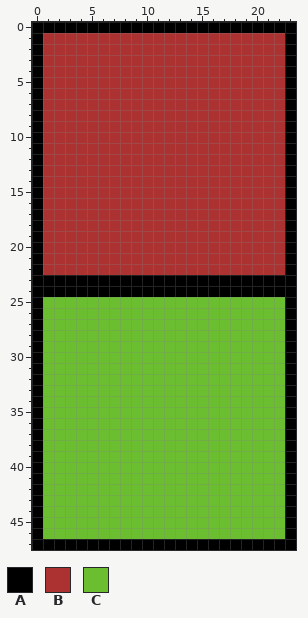
Two states of a pixel-art file, Assets/Gameplay/objects/rotationgate/rotationgate_block.aseprite. Above: the version before the commit.
24x48 pixels, 1 frame.
Palette (. is transparent): A #000000  B #ac3232  C #6abe30
Pixels before, first column x 0:
 0 AAAAAAAAAAAAAAAAAAAAAAAA
 1 ABBBBBBBBBBBBBBBBBBBBBBA
 2 ABBBBBBBBBBBBBBBBBBBBBBA
 3 ABBBBBBBBBBBBBBBBBBBBBBA
 4 ABBBBBBBBBBBBBBBBBBBBBBA
 5 ABBBBBBBBBBBBBBBBBBBBBBA
 6 ABBBBBBBBBBBBBBBBBBBBBBA
 7 ABBBBBBBBBBBBBBBBBBBBBBA
 8 ABBBBBBBBBBBBBBBBBBBBBBA
 9 ABBBBBBBBBBBBBBBBBBBBBBA
10 ABBBBBBBBBBBBBBBBBBBBBBA
11 ABBBBBBBBBBBBBBBBBBBBBBA
12 ABBBBBBBBBBBBBBBBBBBBBBA
13 ABBBBBBBBBBBBBBBBBBBBBBA
14 ABBBBBBBBBBBBBBBBBBBBBBA
15 ABBBBBBBBBBBBBBBBBBBBBBA
16 ABBBBBBBBBBBBBBBBBBBBBBA
17 ABBBBBBBBBBBBBBBBBBBBBBA
18 ABBBBBBBBBBBBBBBBBBBBBBA
19 ABBBBBBBBBBBBBBBBBBBBBBA
20 ABBBBBBBBBBBBBBBBBBBBBBA
21 ABBBBBBBBBBBBBBBBBBBBBBA
22 ABBBBBBBBBBBBBBBBBBBBBBA
23 AAAAAAAAAAAAAAAAAAAAAAAA
24 AAAAAAAAAAAAAAAAAAAAAAAA
25 ACCCCCCCCCCCCCCCCCCCCCCA
26 ACCCCCCCCCCCCCCCCCCCCCCA
27 ACCCCCCCCCCCCCCCCCCCCCCA
28 ACCCCCCCCCCCCCCCCCCCCCCA
29 ACCCCCCCCCCCCCCCCCCCCCCA
30 ACCCCCCCCCCCCCCCCCCCCCCA
31 ACCCCCCCCCCCCCCCCCCCCCCA
32 ACCCCCCCCCCCCCCCCCCCCCCA
33 ACCCCCCCCCCCCCCCCCCCCCCA
34 ACCCCCCCCCCCCCCCCCCCCCCA
35 ACCCCCCCCCCCCCCCCCCCCCCA
36 ACCCCCCCCCCCCCCCCCCCCCCA
37 ACCCCCCCCCCCCCCCCCCCCCCA
38 ACCCCCCCCCCCCCCCCCCCCCCA
39 ACCCCCCCCCCCCCCCCCCCCCCA
40 ACCCCCCCCCCCCCCCCCCCCCCA
41 ACCCCCCCCCCCCCCCCCCCCCCA
42 ACCCCCCCCCCCCCCCCCCCCCCA
43 ACCCCCCCCCCCCCCCCCCCCCCA
44 ACCCCCCCCCCCCCCCCCCCCCCA
45 ACCCCCCCCCCCCCCCCCCCCCCA
46 ACCCCCCCCCCCCCCCCCCCCCCA
47 AAAAAAAAAAAAAAAAAAAAAAAA
The same view after the edit:
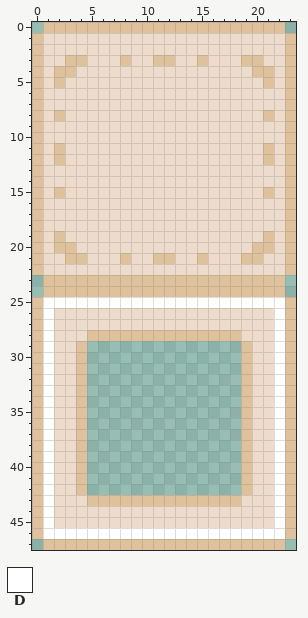
Colours new in this view: D #ffffff
The exact change:
colour A: #000000 -> #dfc19c
colour B: #ac3232 -> #eddccb
Changed rows in their new state; - is a pixel that keeps its letter.
first column x 0:
 0 .----------------------.
 3 ---AA---A--AA--A---AA---
 4 --AA----------------AA--
 5 --A------------------A--
 8 --A------------------A--
11 --A------------------A--
12 --A------------------A--
15 --A------------------A--
first column x 0:
19 --A------------------A--
20 --AA----------------AA--
21 ---AA---A--AA--A---AA---
23 .----------------------.
24 .----------------------.
25 -DDDDDDDDDDDDDDDDDDDDDD-
26 -DBBBBBBBBBBBBBBBBBBBBD-
27 -DBBBBBBBBBBBBBBBBBBBBD-
28 -DBBBAAAAAAAAAAAAAABBBD-
29 -DBBA..............ABBD-
30 -DBBA..............ABBD-
31 -DBBA..............ABBD-
32 -DBBA..............ABBD-
33 -DBBA..............ABBD-
34 -DBBA..............ABBD-
35 -DBBA..............ABBD-
36 -DBBA..............ABBD-
37 -DBBA..............ABBD-
38 -DBBA..............ABBD-
39 -DBBA..............ABBD-
40 -DBBA..............ABBD-
41 -DBBA..............ABBD-
42 -DBBA..............ABBD-
43 -DBBBAAAAAAAAAAAAAABBBD-
44 -DBBBBBBBBBBBBBBBBBBBBD-
45 -DBBBBBBBBBBBBBBBBBBBBD-
46 -DDDDDDDDDDDDDDDDDDDDDD-
47 .----------------------.
Boxes around the changes in both pictures, in picture pixels (x1, y1, x2, y2):
changed: (32, 22, 296, 550)
